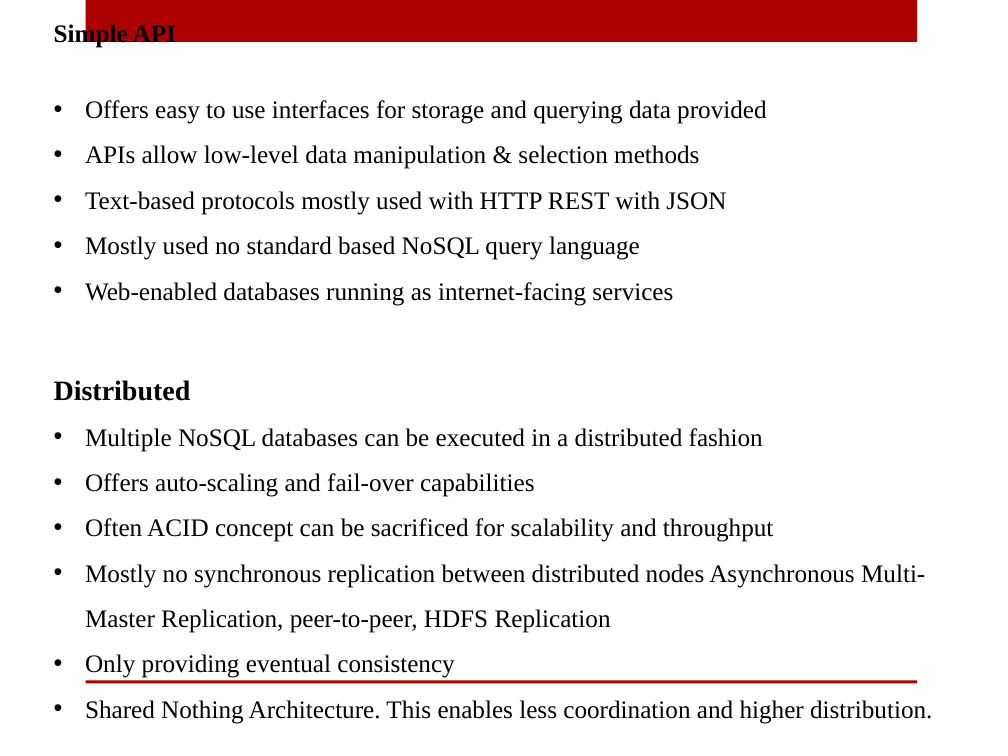
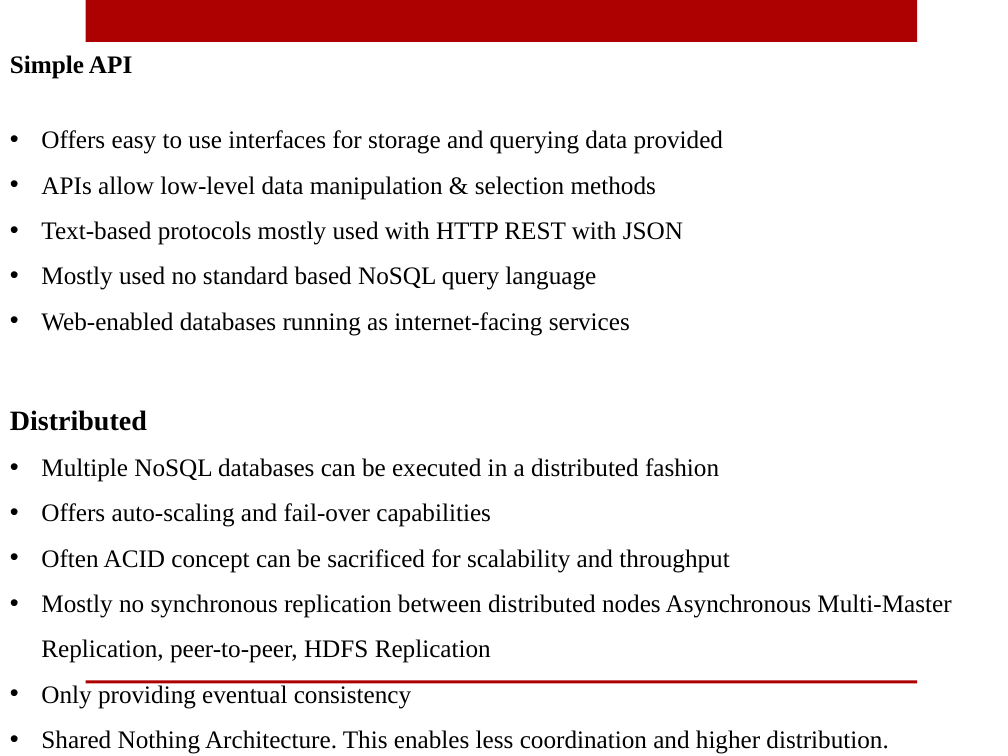
Before and after one commit to AaryaTiwari1211/SEM4, a slide deck: slide 8 of Advanced Databases/Additional Notes/Nosql.pptx. Drawn at 1008x756 pixels with LibreOffice and Linux fonts; fonts in the diff are those of the drawing; background and template pictures are left out. Boxes give left, top, right and bottom in pixels: in the first picture for what was removed or moved away, otherwise in the second. Text is boxed around its words. In the diff, an @@ line names an element or a change of style, - is before the commit and + after.

```diff
--- a/Advanced Databases/Additional Notes/Nosql.pptx
+++ b/Advanced Databases/Additional Notes/Nosql.pptx
@@ text "Simple API" rewrapped from [54,23,932,724] to [10,55,951,754] @@
```
Also in this commit, not shown: 4 other files.
